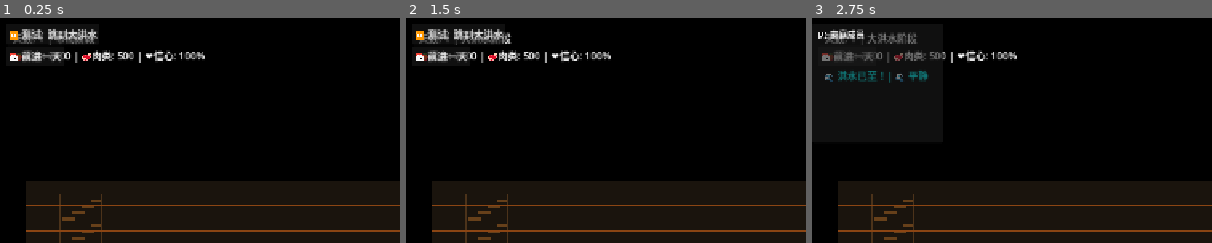
Above: before the commit, frames 1-3 (left to right).
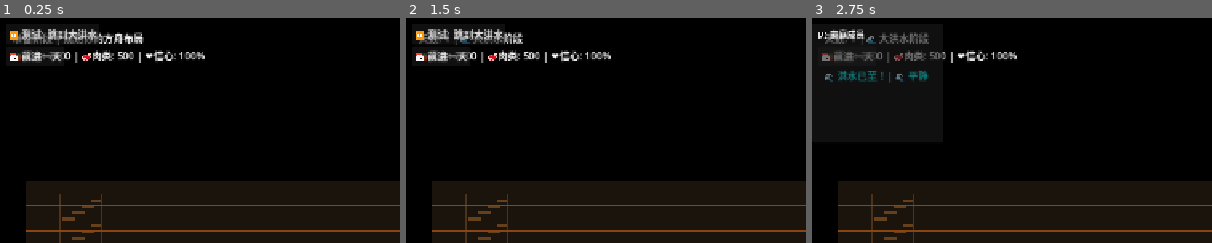
Above: after the commit, the same moments.

Repository: AirtisTech/project_covenant1
Game: Godot game, scene res://scenes/world/ark_scene.tscn
Same seed, same stepped clock (60 frames per second), same inputs: the game is played once before the commit and once after it.
Inputs:
- Up to frame 1 (0.25 s): no input
- Up to frame 2 (1.5 s): click "📅 前进一天" at 0.5 s; click "🌊 洪水已至，登船！" at 1.25 s
- Up to frame 3 (2.75 s): click "⏩ 测试: 跳到大洪水" at 2 s
The pictures show only the part of the screen within x 0-50%, y 0-50%; the shares and areas given below are measured in that part.

The runs differ from the first frame. In frame 1, 0.8% of the frame differs, in the area x 3-36%, y 6-12%; in frame 2, 0.5%; in frame 3, 0.5%.

Commit message:
Fix: preparation phase now unlimited time for planning

Diff:
--- a/scripts/globals/phase_manager.gd
+++ b/scripts/globals/phase_manager.gd
@@ -5,8 +5,9 @@
 
 var current_phase: Phase = Phase.PREPARATION
 var current_day: int = 1
+var is_day_counting: bool = false  # 预备期不自动计算天数
 var phase_days: Dictionary = {
-	Phase.PREPARATION: 7,
+	Phase.PREPARATION: 999,  # 无限，让玩家慢慢规划
 	Phase.DELUGE: 40,
 	Phase.DRIFT: 150
 }
@@ -39,7 +40,7 @@
 signal entered_ark()  # 家人登船
 
 func _ready():
-	print("📅 Phase: Preparation Day 1/7")
+	print("🎯 准备阶段 - 规划你的方舟布局")
 	update_ark_weight()
 
 func update_ark_weight():
@@ -55,6 +56,10 @@
 	print("⚖️ 方舟重量: ", weight)
 
 func advance_day():
+	# 预备期不自动计算天数
+	if current_phase == Phase.PREPARATION:
+		return
+
 	current_day += 1
 	day_changed.emit(current_day)
 
@@ -69,6 +74,12 @@
 		_change_to_next_phase()
 	else:
 		print("📅 Day ", current_day, "/", days_in_phase)
+
+func start_flood_now():
+	# 玩家主动开始洪水
+	if current_phase == Phase.PREPARATION:
+		current_day = 1
+		_change_to_next_phase()
 
 func _change_to_next_phase():
 	var old_phase = current_phase
--- a/scripts/ui/hud.gd
+++ b/scripts/ui/hud.gd
@@ -23,11 +23,15 @@
 	if not gm: return
 
 	var phase_idx = gm.get("current_phase")
-	var phase_name = "布局阶段"
-	if phase_idx == 1: phase_name = "大洪水阶段"
-	elif phase_idx == 2: phase_name = "漂流阶段"
+	var phase_name = "🎯 准备阶段"
+	if phase_idx == 1: phase_name = "🌊 大洪水阶段"
+	elif phase_idx == 2: phase_name = "🛶 漂流阶段"
 
-	day_label.text = "天数: %d | %s" % [gm.get("day"), phase_name]
+	# 准备阶段显示提示
+	if phase_idx == 0:
+		day_label.text = "准备阶段 | 规划你的方舟布局"
+	else:
+		day_label.text = "天数: %d | %s" % [gm.get("day"), phase_name]
 
 	var veg = gm.get("veg_rations")
 	var meat = gm.get("meat_rations")
